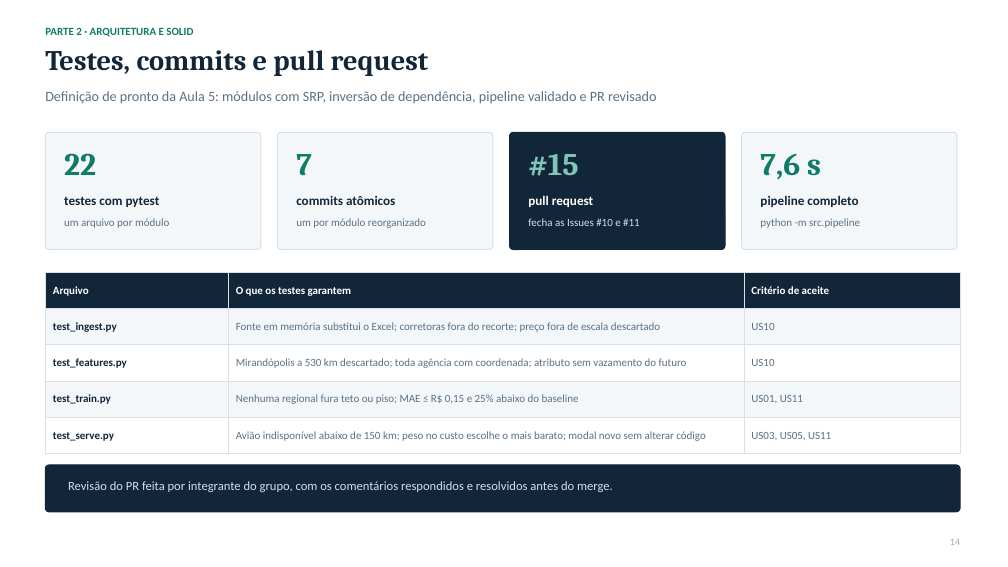
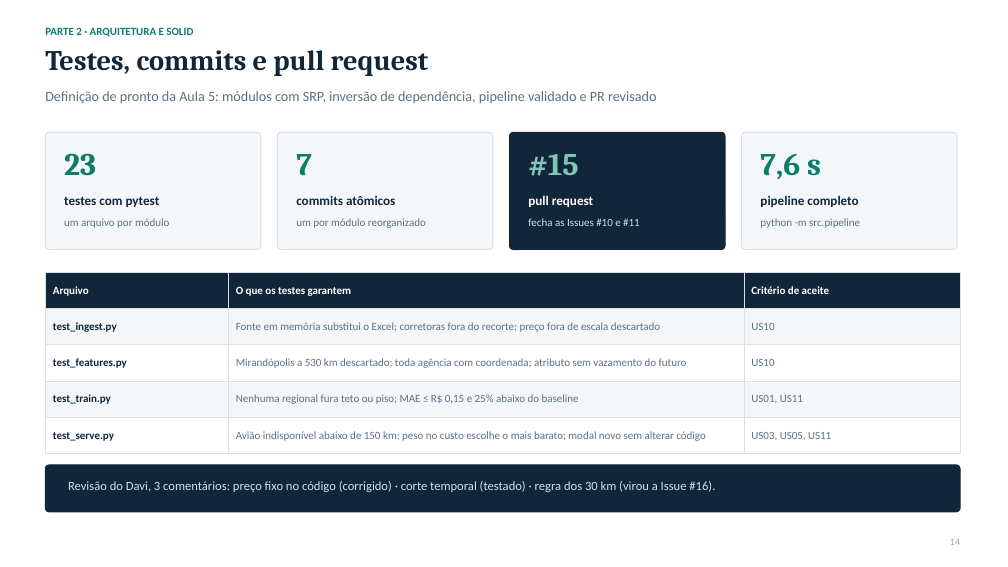
Before and after one commit to davi-cassiano/Projeto-Varela, a slide deck: slide 14 of docs/apresentacao-checkpoint-4-6.pptx. Drawn at 1008x567 pixels with LibreOffice and Linux fonts; fonts in the diff are those of the drawing. Boxes give left, top, right and bottom in pixels: in the first picture for what was removed or moved away, otherwise in the second. Text is boxed around its words. In the diff, an @@ line names an element or a change of style, - is before the commit and + after.

```diff
--- a/docs/apresentacao-checkpoint-4-6.pptx
+++ b/docs/apresentacao-checkpoint-4-6.pptx
@@ text at (64,153,96,176): text changed @@
-22
+23
@@ text at (68,481,715,492): text changed @@
-Revisão do PR feita por integrante do grupo, com os comentários respondidos e resolvidos antes do merge.
+Revisão do Davi, 3 comentários: preço fixo no código (corrigido) · corte temporal (testado) · regra dos 30 km (virou a Issue #16).
```
Also in this commit, not shown: 2 other slides changed.
